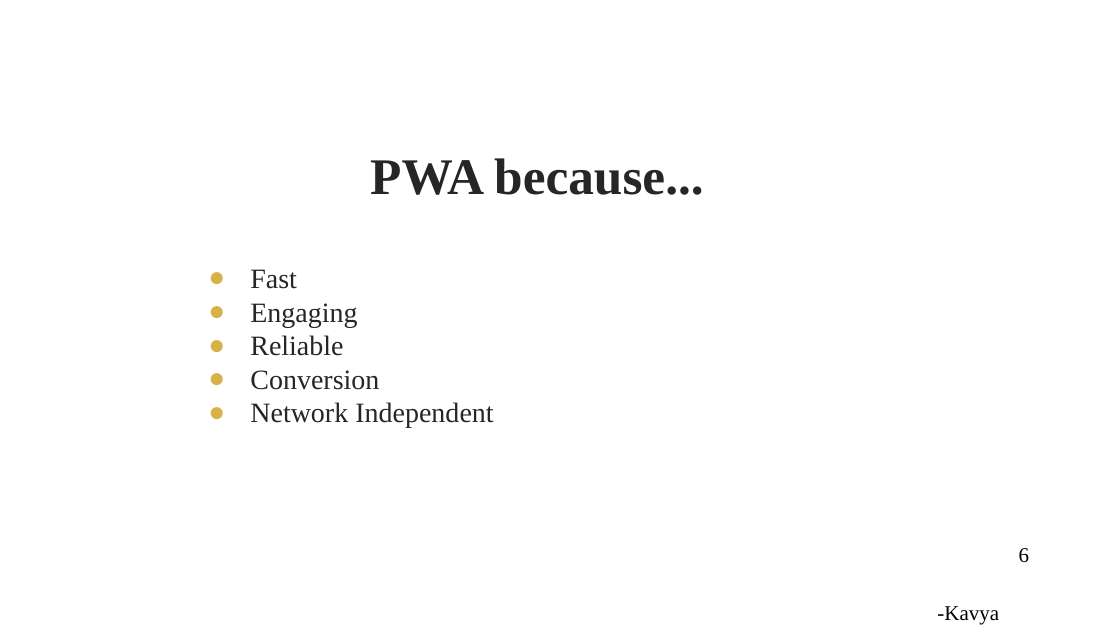
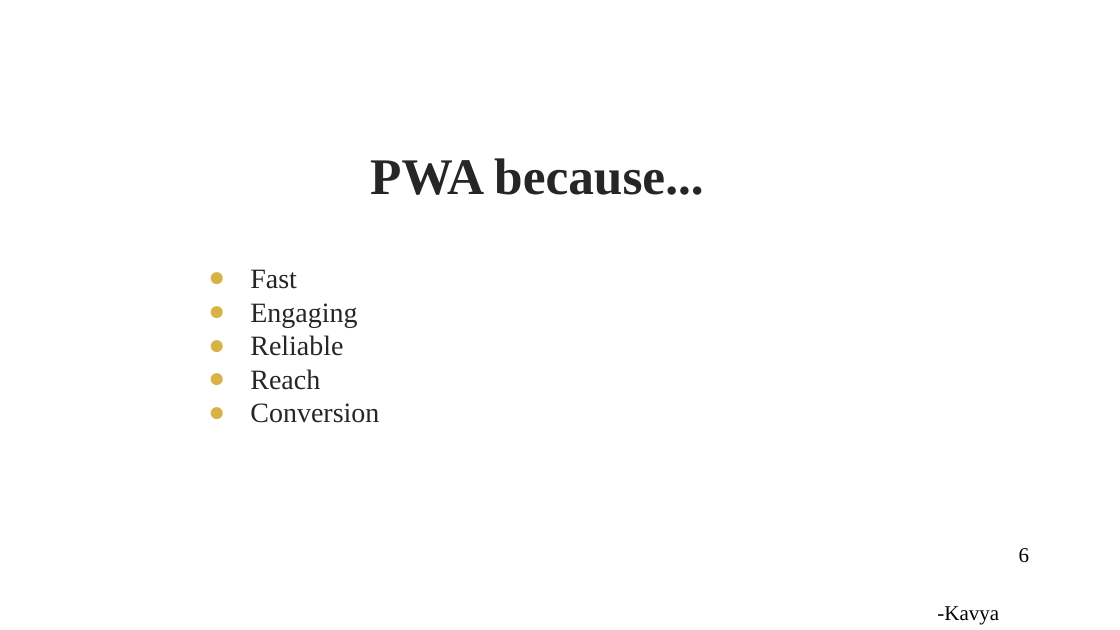
Before and after one commit to Sravani537520/WrokshopOnPWA, a slide deck: slide 6 of pptOnPWA.pptx. Drawn at 1120x630 pixels with LibreOffice and Linux fonts; fonts in the diff are those of the drawing; background and template pictures are left out. Boxes give left, top, right and bottom in pixels: in the first picture for what was removed or moved away, otherwise in the second. Text is boxed around its words. In the diff, an @@ line names an element or a change of style, - is before the commit and + after.

```diff
--- a/pptOnPWA.pptx
+++ b/pptOnPWA.pptx
@@ text at bbox=[250, 369, 320, 390]: paragraph added @@
+● Reach
@@ text at bbox=[250, 402, 493, 428]: paragraph removed @@
-● Network Independent
```
Also in this commit, not shown: 13 other slides changed, 1 slide added, 1 slide removed.
